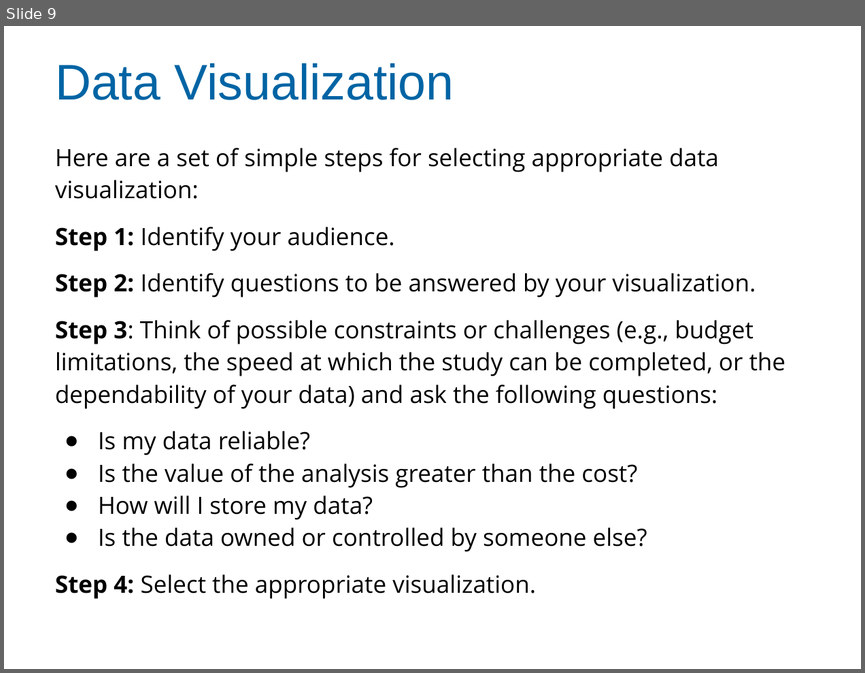
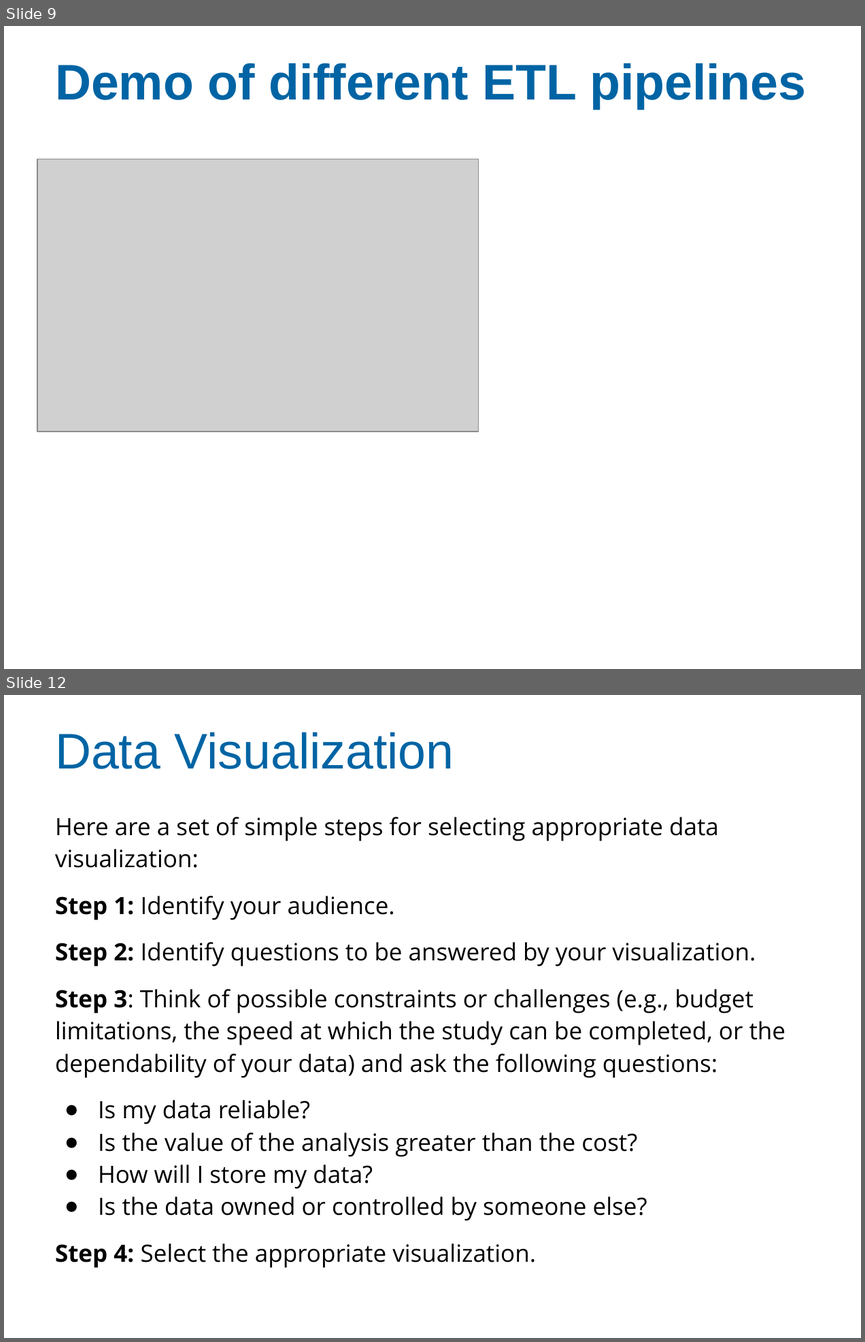
Before and after one commit to zhangyu027/UCI_Business_Analytics, a slide deck: 02_Slides/Day 3 - Creating Business Value through Data Presentation.pptx. Shown one above the other, each under a label of ours: slide 9 before the commit, slides 9 and 12 after it; the slides between them are not shown. The pictures are 865x673 and 865x1342 pixels, drawn with LibreOffice and Linux fonts; fonts in the diff are those of the drawing; grey boxes stand for pictures. Boxes give left, top, right and bottom in pixels: in the first picture for what was removed or moved away, otherwise in the second. Text is boxed around its words. In the diff, an @@ line names an element or a change of style, - is before the commit and + after.

```diff
--- a/02_Slides/Day 3 - Creating Business Value through Data Presentation.pptx
+++ b/02_Slides/Day 3 - Creating Business Value through Data Presentation.pptx
@@ slide 9 added at [4,26,861,669], background #FFFFFF @@
@@ title added at [55,63,806,109], 42 pt, text #0064A4, bold @@
+Demo of different ETL pipelines
@@ picture added at [37,159,479,431] @@
@@ what was slide 9 is now slide 12 @@
```
Also in this commit, not shown: 3 slides changed, 4 other slides added, 56 other files.
